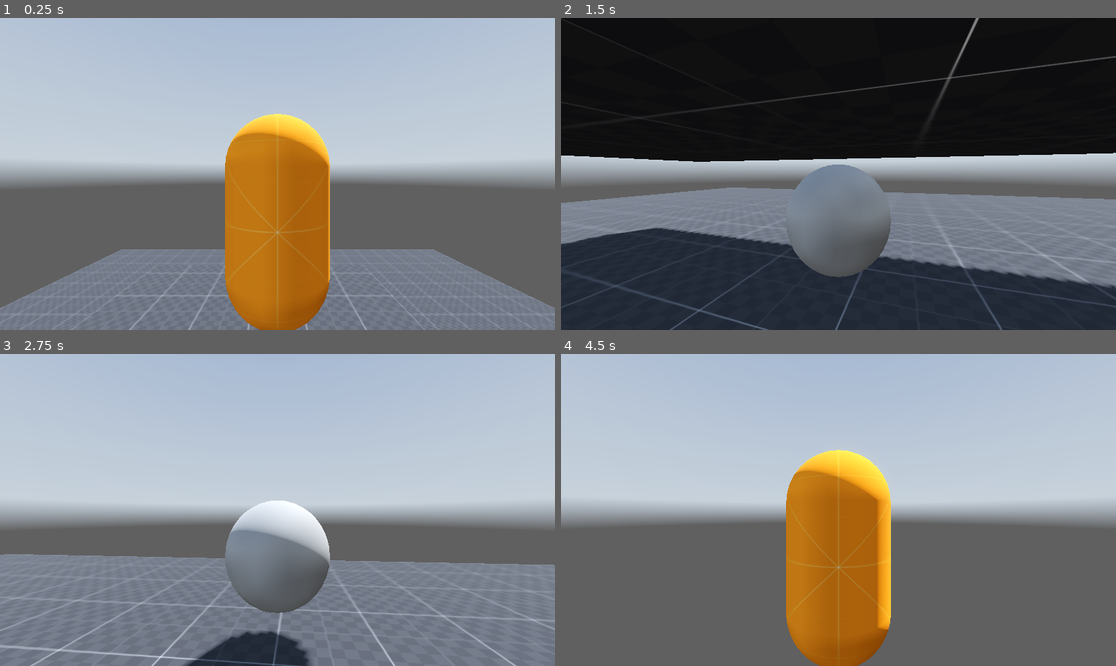
Above: before the commit, frames 1-4 (two rows, left to right).
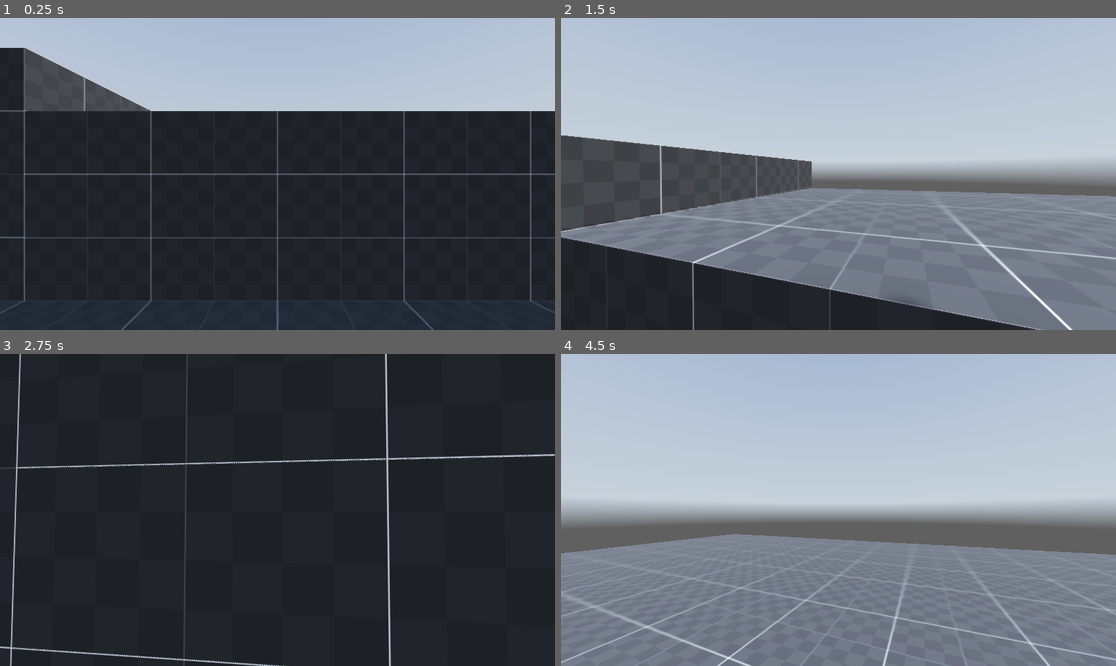
Above: after the commit, the same moments.

Repository: BryanDistefano2001/abandonware2.0
Game: Godot game, scene res://scenes/world.tscn
The game is run twice, just before and just after one commit, with the same random seed, the same clock (stepped at 60 frames per second) and the same inputs. A sky picture missing from this copy of the repository is replaced by a grey-blue gradient.
Inputs (mouse positions are in pixels of both pictures, inside the frame that each line leads up to):
- Up to frame 1 (0.25 s): no input
- Up to frame 2 (1.5 s): move the mouse to (866, 174) at 0.52 s; hold Ctrl (crouch) 0.53-1.28 s; hold W (forward) from 0.53 s (still down); click (866, 174) at 0.67 s; tap Space (jump) at 0.77, 0.8, 1.07, 1.35 s; move the mouse to (810, 174) at 1.27 s
- Up to frame 3 (2.75 s): keep holding W (forward); tap Space (jump) at 1.52, 1.82, 2.3 s; tap Ctrl (crouch) at 1.55 s; move the mouse to (288, 503) at 2.02 s; hold Ctrl (crouch) from 2.03 s (still down)
- Up to frame 4 (4.5 s): keep holding W (forward); move the mouse to (832, 516) at 2.77 s; release Ctrl (crouch) at 2.78 s; tap Shift (sprint) at 2.85 s; click (832, 516) at 2.92 s; tap Space (jump) at 3.02, 3.32, 3.77, 3.8, 4.07, 4.35 s; tap Ctrl (crouch) at 3.05 s; move the mouse to (877, 513) at 3.52 s; hold Ctrl (crouch) 3.53-4.28 s; move the mouse to (794, 506) at 4.27 s

The runs differ from the first frame. In frame 1, 73% of the frame differs, in the area x 0-100%, y 9-100%; in frame 2, 67%; in frame 3, 98%, in the area x 0-100%, y 0-100%; in frame 4, 44%.

Commit message:
rouch jump correct
smoothing out crouch jumping.

Diff:
--- /dev/null
+++ b/assets/materials/mat_orange.tres
@@ -0,0 +1,6 @@
+[gd_resource type="StandardMaterial3D" load_steps=2 format=3 uid="uid://melv0fs6f807"]
+
+[ext_resource type="Texture2D" uid="uid://cuabitbcii5ha" path="res://assets/textures/dev/grids/Orange/texture_05.png" id="1_yqtls"]
+
+[resource]
+albedo_texture = ExtResource("1_yqtls")
--- a/project.godot
+++ b/project.godot
@@ -54,7 +54,6 @@
 crouch={
 "deadzone": 0.2,
 "events": [Object(InputEventKey,"resource_local_to_scene":false,"resource_name":"","device":-1,"window_id":0,"alt_press …(195 unchanged characters)…
-, Object(InputEventKey,"resource_local_to_scene":false,"resource_name":"","device":-1,"window_id":0,"alt_pressed":false,"shift_pressed":false,"ctrl_pressed":false,"meta_pressed":false,"pressed":false,"keycode":0,"physical_keycode":67,"key_label":0,"unicode":99,"location":0,"echo":false,"script":null)
 ]
 }
 escape={
@@ -62,6 +61,11 @@
 "events": [Object(InputEventKey,"resource_local_to_scene":false,"resource_name":"","device":-1,"window_id":0,"alt_press …(195 unchanged characters)…
 ]
 }
+slide={
+"deadzone": 0.2,
+"events": [Object(InputEventKey,"resource_local_to_scene":false,"resource_name":"","device":-1,"window_id":0,"alt_pressed":false,"shift_pressed":false,"ctrl_pressed":false,"meta_pressed":false,"pressed":false,"keycode":0,"physical_keycode":67,"key_label":0,"unicode":99,"location":0,"echo":false,"script":null)
+]
+}
 
 [physics]
 
--- a/scenes/player.tscn
+++ b/scenes/player.tscn
@@ -14,7 +14,11 @@
 [sub_resource type="CapsuleMesh" id="CapsuleMesh_3vyb7"]
 material = SubResource("StandardMaterial3D_qhqgy")
 
+[sub_resource type="StandardMaterial3D" id="StandardMaterial3D_g2els"]
+albedo_texture = ExtResource("2_g2els")
+
 [sub_resource type="CapsuleMesh" id="CapsuleMesh_g2els"]
+material = SubResource("StandardMaterial3D_g2els")
 height = 1.0
 
 [node name="player" type="CharacterBody3D"]
@@ -27,6 +31,7 @@
 mouse_sens = 0.09
 lerp_speed = 90.0
 crouch_lerp_speed = 25.0
+crouch_jump_power = 3.0
 
 [node name="standing_collision_shape" type="CollisionShape3D" parent="."]
 unique_name_in_owner = true
@@ -46,7 +51,6 @@
 transform = Transform3D(1, 0, 0, 0, 1, 0, 0, 0, 1, 0, 2, 0)
 
 [node name="Camera3D" type="Camera3D" parent="pivot"]
-transform = Transform3D(1, 0, 0, 0, 1, 0, 0, 0, 1, 0, 0.430891, 2)
 
 [node name="standing_mesh" type="MeshInstance3D" parent="."]
 unique_name_in_owner = true
@@ -64,5 +68,5 @@
 
 [node name="jump_buffer_timer" type="Timer" parent="."]
 unique_name_in_owner = true
-wait_time = 0.1
+wait_time = 0.3
 one_shot = true
--- a/scenes/world.tscn
+++ b/scenes/world.tscn
@@ -1,6 +1,6 @@
 [gd_scene load_steps=7 format=3 uid="uid://b4xfu6xvio5ot"]
 
-[ext_resource type="Material" uid="uid://bpaowsiy7l0h7" path="res://assets/materials/dark_box.tres" id="1_4wyf3"]
+[ext_resource type="Material" uid="uid://bpaowsiy7l0h7" path="res://assets/materials/mat_dark.tres" id="1_4wyf3"]
 [ext_resource type="Texture2D" uid="uid://b8kx5hyq1xias" path="res://assets/hdris/kloofendal_48d_partly_cloudy_puresky_2k.hdr" id="1_nnsk1"]
 [ext_resource type="PackedScene" uid="uid://cyk6svblrkgqt" path="res://scenes/player.tscn" id="3_4wyf3"]
 
@@ -27,10 +27,21 @@
 material = ExtResource("1_4wyf3")
 
 [node name="CSGBox3D2" type="CSGBox3D" parent="stage"]
-transform = Transform3D(1, 0, 0, 0, 1, 0, 0, 0, 1, -0.5, 1.2, -1.40015)
 material_override = ExtResource("1_4wyf3")
 use_collision = true
-size = Vector3(6, 1, 3)
+size = Vector3(20, 1, 3)
+
+[node name="CSGBox3D3" type="CSGBox3D" parent="stage"]
+transform = Transform3D(1, 0, 0, 0, 1, 0, 0, 0, 1, -6, 1, 0)
+material_override = ExtResource("1_4wyf3")
+use_collision = true
+size = Vector3(8, 1, 3)
+
+[node name="CSGBox3D4" type="CSGBox3D" parent="stage"]
+transform = Transform3D(1, 0, 0, 0, 1, 0, 0, 0, 1, 2, 0.5, 0)
+material_override = ExtResource("1_4wyf3")
+use_collision = true
+size = Vector3(8, 1, 3)
 
 [node name="env" type="Node3D" parent="."]
 
@@ -42,4 +53,4 @@
 shadow_enabled = true
 
 [node name="player" parent="." instance=ExtResource("3_4wyf3")]
-transform = Transform3D(1, 0, 0, 0, 1, 0, 0, 0, 1, 0, 3.94604, 1)
+transform = Transform3D(1, 0, 0, 0, 1, 0, 0, 0, 1, 0, -0.45396, 3.10593)
--- a/scripts/player.gd
+++ b/scripts/player.gd
@@ -24,6 +24,7 @@
 @export var mouse_sens : float
 @export var lerp_speed : float
 @export var crouch_lerp_speed : float
+@export var crouch_jump_power : float
 
 var direction := Vector3.ZERO
 var crouching_depth = -0.5
@@ -83,7 +84,7 @@
 		velocity.y = jump_velocity # velocity gets jump power
 		jump_buffer_timer.start()
 	elif Input.is_action_just_pressed("crouch") and ! is_on_floor() and ! jump_buffer_timer.is_stopped():
-		velocity.y += 30
+		velocity.y += crouch_jump_power
 
 	# Get the input direction and handle the movement/deceleration.
 	var input_dir = Input.get_vector("left", "right", "forward", "backwards")
Renamed: assets/materials/dark_box.tres -> assets/materials/mat_dark.tres
Not shown: 1 places in scenes/player.tscn that only renumber resources
